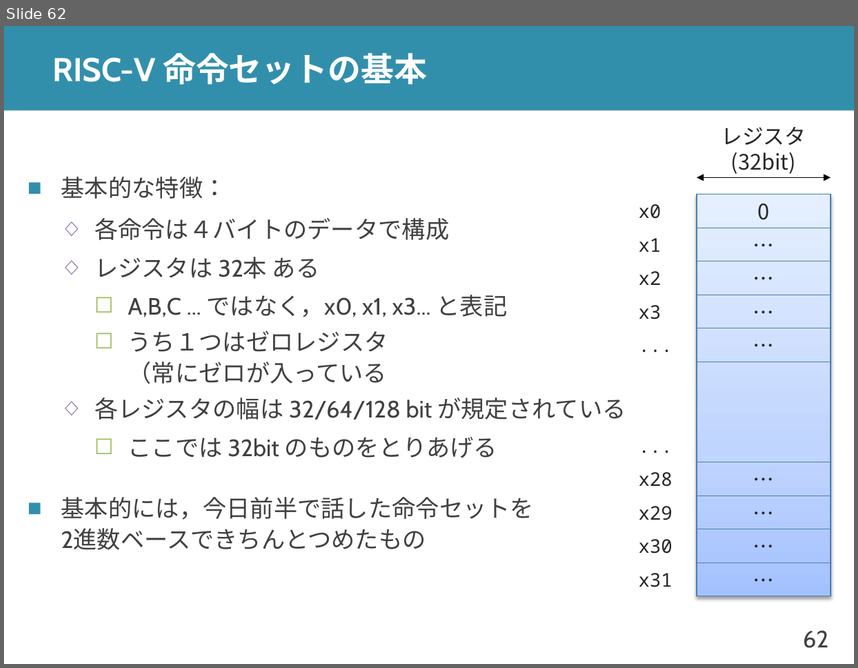
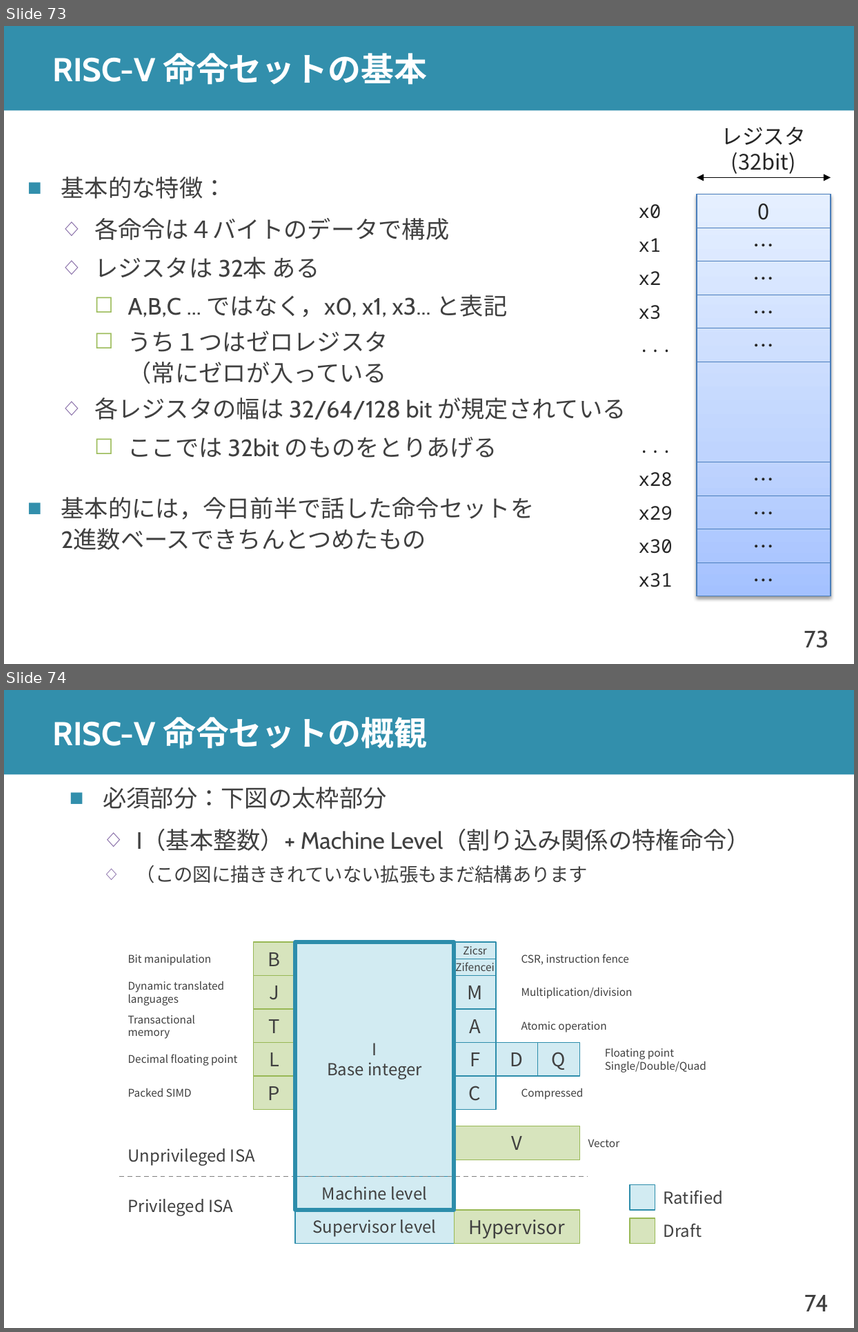
Before and after one commit to shioyadan/advanced-computer-organization, a slide deck: aco-shioya-01.pptx. Shown one above the other, each under a label of ours: slide 62 before the commit, slides 73 and 74 after it. The pictures are 858x668 and 858x1332 pixels, drawn with LibreOffice and Linux fonts; fonts in the diff are those of the drawing. Boxes give left, top, right and bottom in pixels: in the first picture for what was removed or moved away, otherwise in the second. Text is boxed around its words. In the diff, an @@ line names an element or a change of style, - is before the commit and + after.

```diff
--- a/aco-shioya-01.pptx
+++ b/aco-shioya-01.pptx
@@ slide 74 added at box(4, 690, 854, 1328), background #FFFFFF; not listed: 2 template elements that a slide beside it also shows @@
@@ title added at box(53, 717, 427, 749), 28 pt, text #FFFFFF, bold @@
+RISC-V 命令セットの概観
@@ text added at box(103, 787, 751, 883), 20 pt, text #404040 @@
+■ 必須部分：下図の太枠部分
+  ◇ I（基本整数）+ Machine Level（割り込み関係の特権命令）
+  ◇ （この図に描ききれていない拡張もまだ結構あります
@@ group added at box(120, 942, 723, 1243): 21 rectangles, 15 texts, 1 line @@
+I
+Base integer
+Machine level
+C
+L
+M
+A
+F
+Q
+D
+Supervisor level
+Hypervisor
+J
+Ratified
+Draft
+B
+T
+P
+V
+Zicsr
+Zifencei
+Unprivileged ISA
+Privileged ISA
+Compressed
+Floating point
+Single/Double/Quad
+Atomic operation
+Multiplication/division
+CSR, instruction fence
+Vector
+Decimal floating point
+Bit manipulation
+Dynamic translated
+languages
+Transactional
+memory
+Packed SIMD
@@ what was slide 62 is now slide 73 @@
@@ page number at box(804, 630, 829, 648): text changed @@
-62
+73
```
Also in this commit, not shown: 6 slides changed, 11 other slides added, 1 slide removed, 1 other file.
